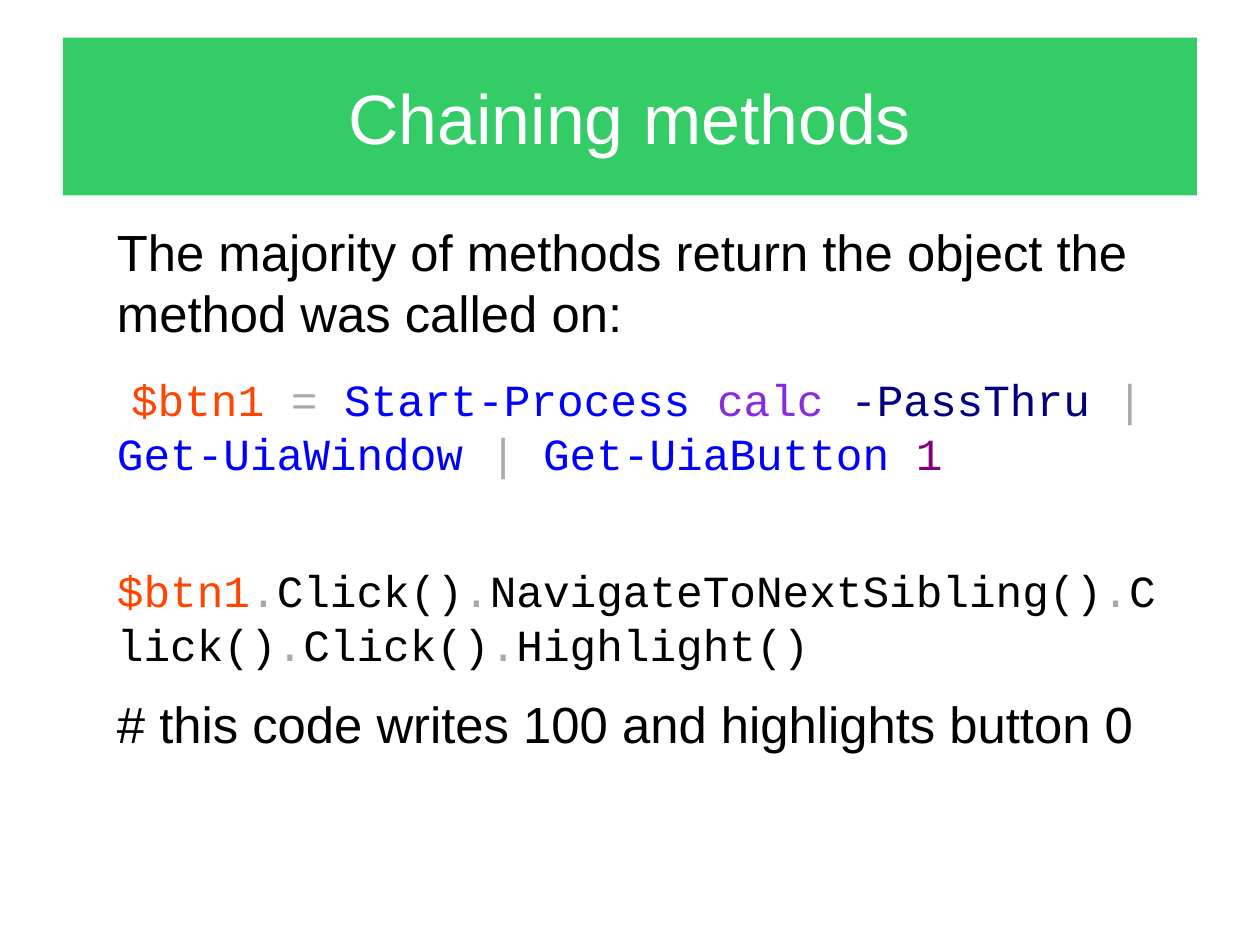
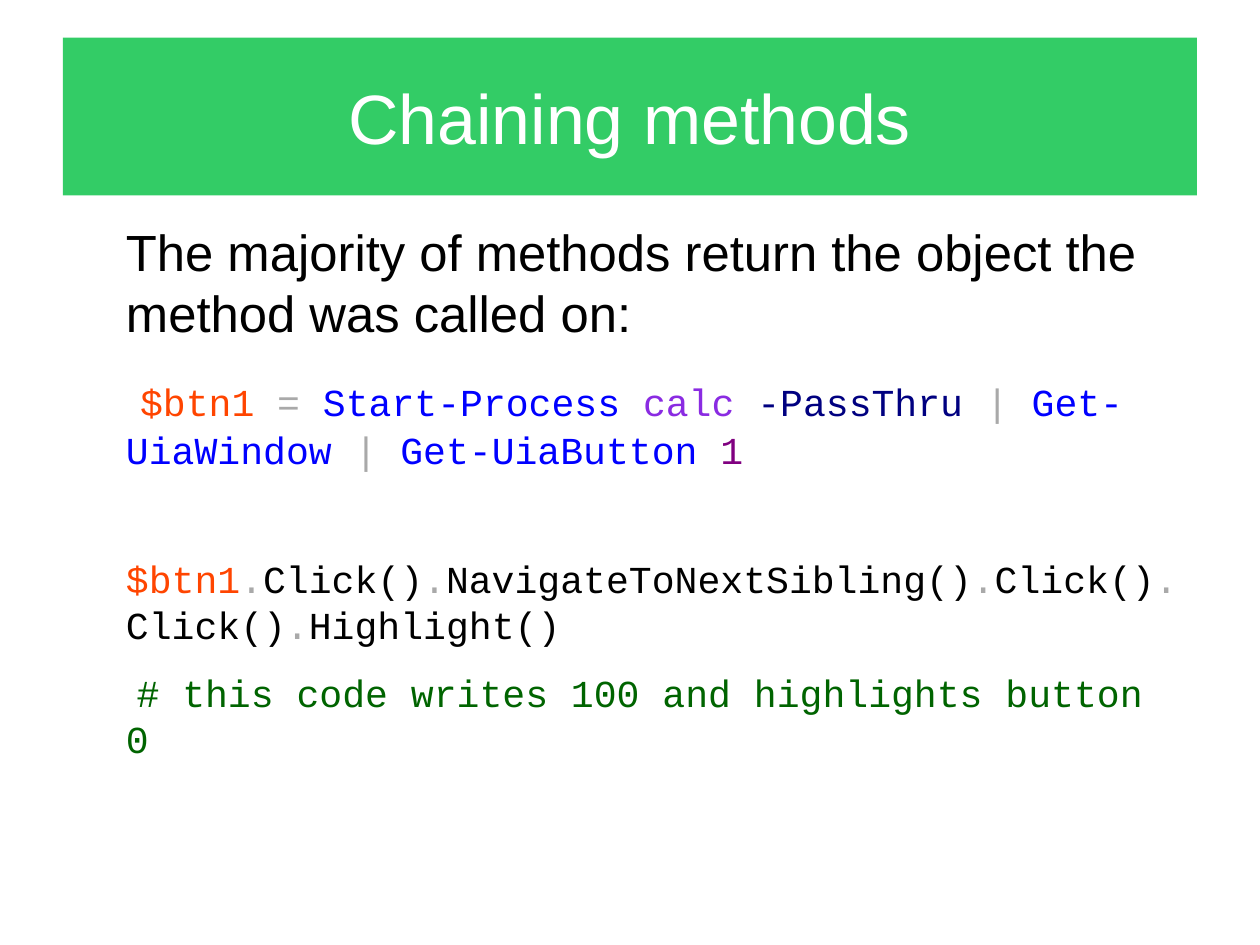
Before and after one commit to apetrovskiy/STUPS, a slide deck: slide 8 of samples/UIAutomation/Presentations/UIAutomation_elements_object_model_part_01.odp (slide 7 before the commit). Drawn at 1260x945 pixels with LibreOffice and Linux fonts; fonts in the diff are those of the drawing. Boxes give left, top, right and bottom in pixels: in the first picture for what was removed or moved away, otherwise in the second. Text is boxed around its words. In the diff, an @@ line names an element or a change of style, - is before the commit and + after.

Commit message:
presentation on elements' object model, part 1

```diff
--- a/samples/UIAutomation/Presentations/UIAutomation_elements_object_model_part_01.odp
+++ b/samples/UIAutomation/Presentations/UIAutomation_elements_object_model_part_01.odp
@@ text "The majority of methods return ...": place and size @@
-text "The majority of methods return ..." at [117,234,1156,753]
+text "The majority of methods return ..." at [126,234,1178,754]
@@ text at [126,389,1178,754]: size 28 to 24 pt in "$btn1 = Start-Process calc -PassThru | Get-UiaWindow ...", "$btn1.Click().NavigateToNextSibling().Click().Click().Highli ..."; size 32 to 24 pt, font Arial to Courier New, text colour #000000 to #006400 in "# this code writes 100 and highlights ..."; indent changed @@
```
Also in this commit, not shown: 11 other slides changed, 6 slides added, 4 slides removed, 1 other file.
